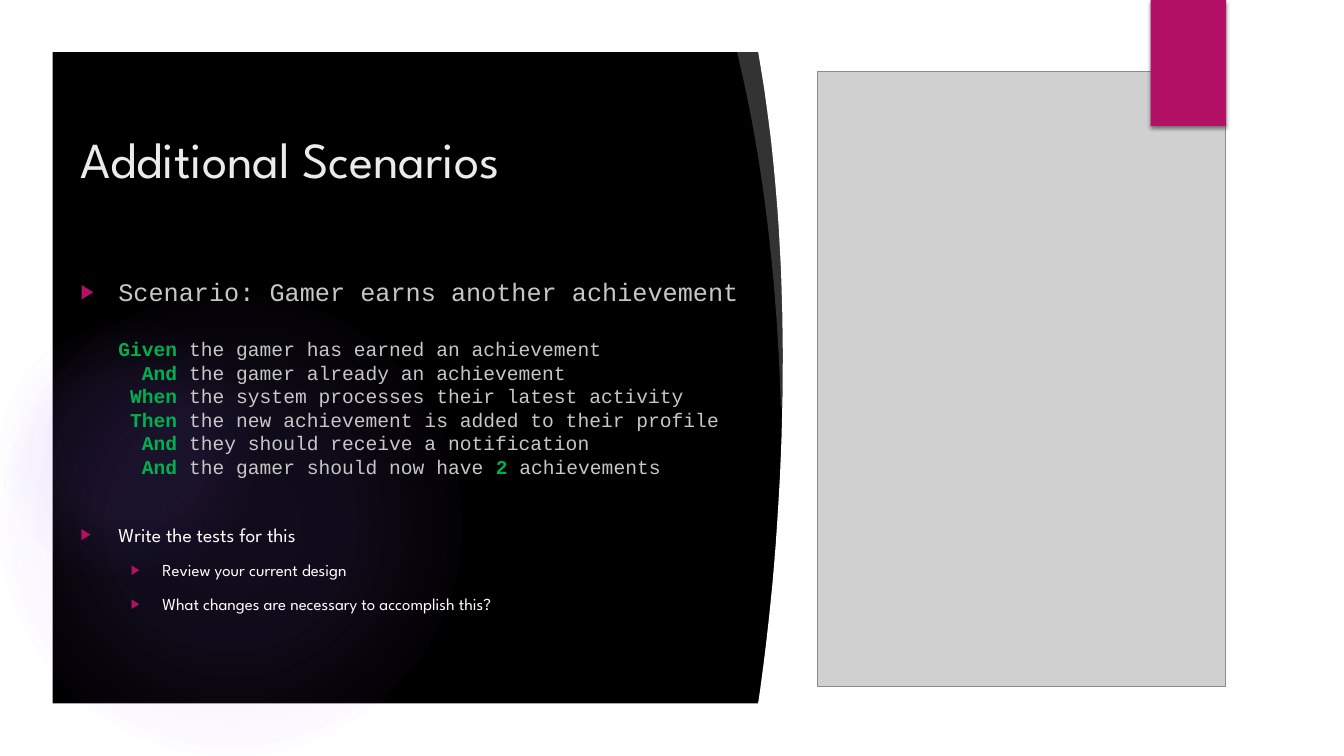
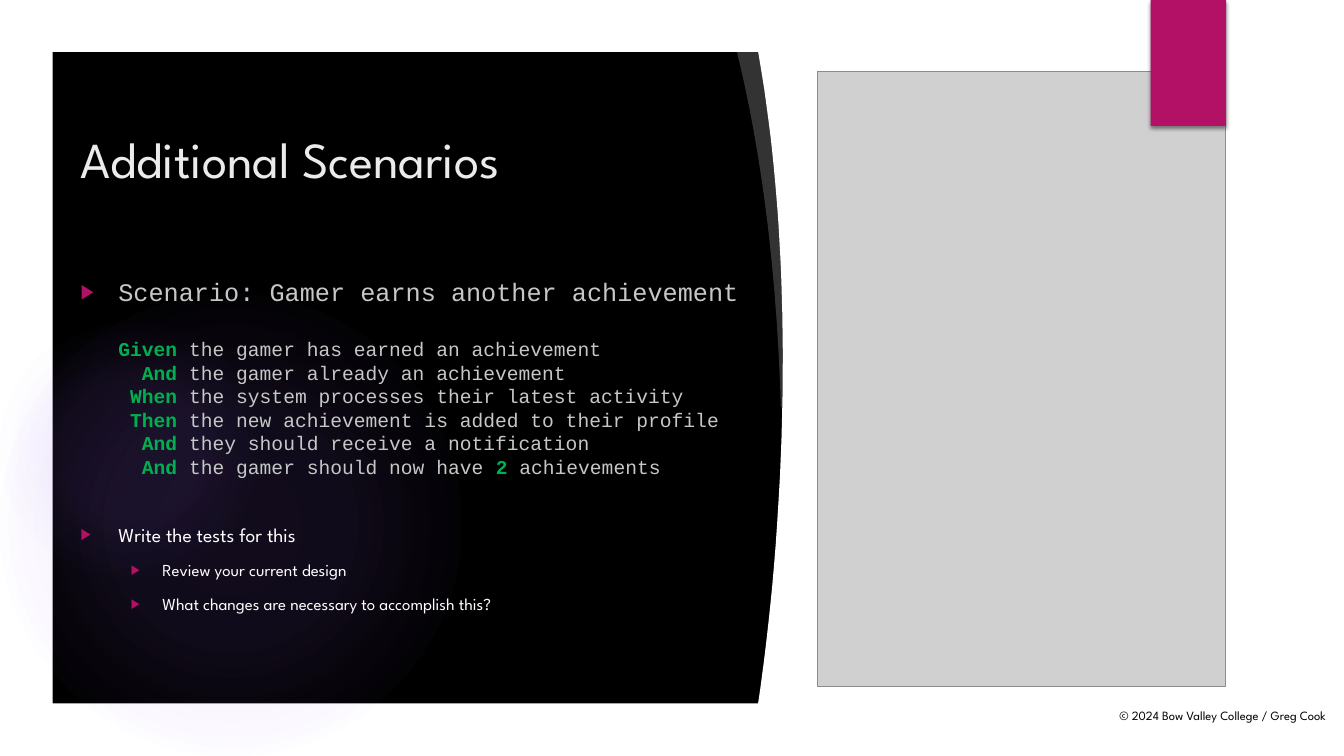
Before and after one commit to kr0ggg/bvc.game.quest, a slide deck: slide 20 of Presentation/Bow-Valley-College-TDD-Workshop.pptx. Drawn at 1344x756 pixels with LibreOffice and Linux fonts; fonts in the diff are those of the drawing; grey boxes stand for pictures; background and template pictures are left out. Boxes give left, top, right and bottom in pixels: in the first picture for what was removed or moved away, otherwise in the second. Text is boxed around its words. In the diff, an @@ line names an element or a change of style, - is before the commit and + after.

```diff
--- a/Presentation/Bow-Valley-College-TDD-Workshop.pptx
+++ b/Presentation/Bow-Valley-College-TDD-Workshop.pptx
@@ text added at [1132,711,1326,723], 9 pt, text #000000 @@
+© 2024 Bow Valley College / Greg Cook
```
Also in this commit, not shown: 20 other slides changed.
